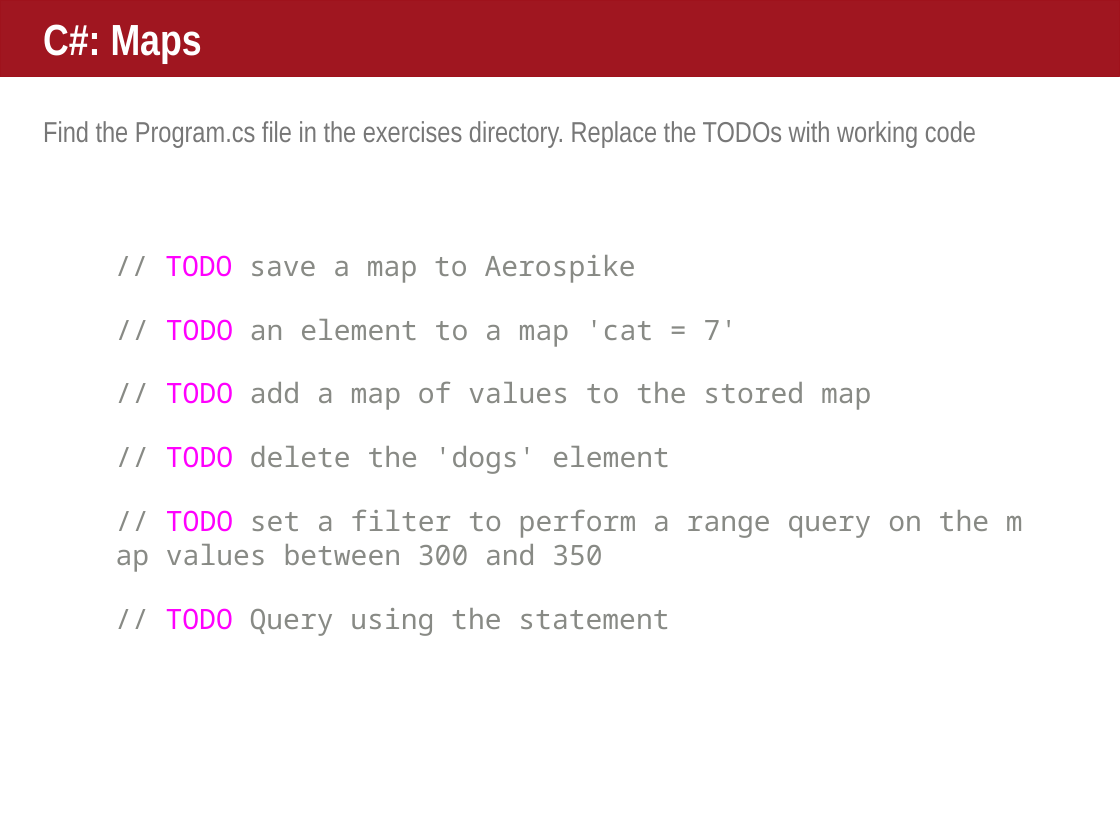
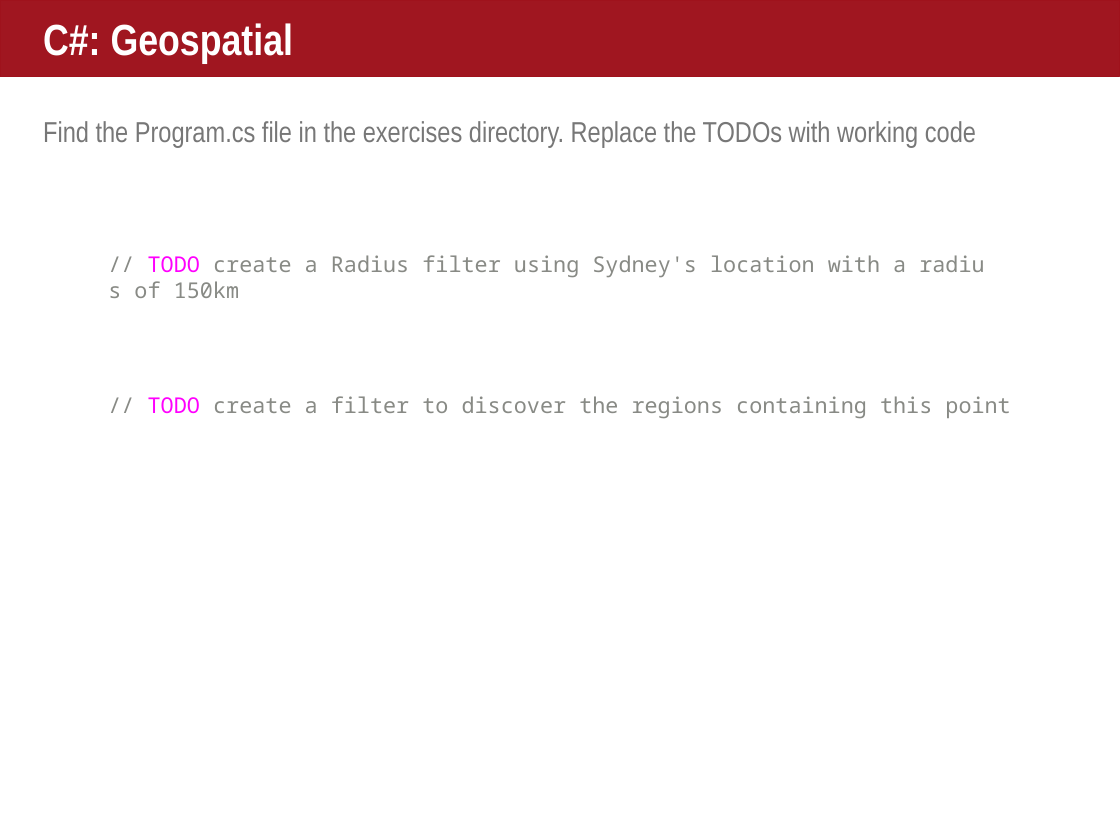
Before and after one commit to helipilot50/aerospike-advanced-concepts, a slide deck: slide 16 of geo/courseware/Geo.pptx (slide 15 before the commit). Drawn at 1120x840 pixels with LibreOffice and Linux fonts; fonts in the diff are those of the drawing. Boxes give left, top, right and bottom in pixels: in the first picture for what was removed or moved away, otherwise in the second. Text is boxed around its words. In the diff, an @@ line names an element or a change of style, - is before the commit and + after.

```diff
--- a/geo/courseware/Geo.pptx
+++ b/geo/courseware/Geo.pptx
@@ title at box(43, 23, 293, 64): text changed @@
-C#: Maps
+C#: Geospatial
@@ text added at box(134, 255, 906, 298), 14 pt, text #888A85 @@
+// TODO create a Radius filter using Sydney's location with a radius of 150km
@@ text removed at box(165, 255, 636, 283) @@
-// TODO save a map to Aerospike
@@ text removed at box(166, 319, 738, 347) @@
-// TODO an element to a map 'cat = 7'
@@ text at box(148, 396, 1010, 418): text changed; size 18 to 14 pt @@
-// TODO add a map of values to the stored map
+// TODO create a filter to discover the regions containing this point
@@ text removed at box(166, 446, 670, 474) @@
-// TODO delete the 'dogs' element
@@ text removed at box(166, 509, 989, 565) @@
-// TODO set a filter to perform a range query on the map values between 300 and 350
@@ text removed at box(166, 608, 669, 636) @@
-// TODO Query using the statement
```
Also in this commit, not shown: 5 other slides changed, 2 slides added, 1 slide removed, 1 other file.
